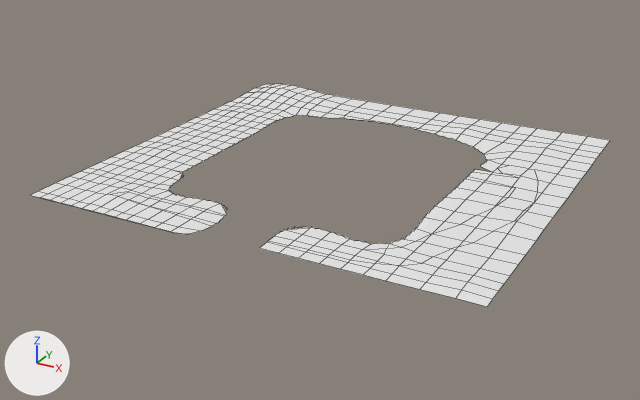
One commit to the OBJ model projects/Wizard Fishing _ Midterm Engine/res/Grass.obj: the scene before it, then after it.
Rendered twice from a camera (50 mm lens) standing at (267.0, -413.0, 187.0) and looking at (41.0, -4.0, -18.0). The axes (+X, +Y, +Z) are drawn at lower left. The lights are the same throughout. Mesh edges are drawn as thin lines. Where no turn or scale is listed for an object, it has been applied to the vertices. Vertices at the same position are counted once.

The first picture shows 'Grass_Plane.001'.
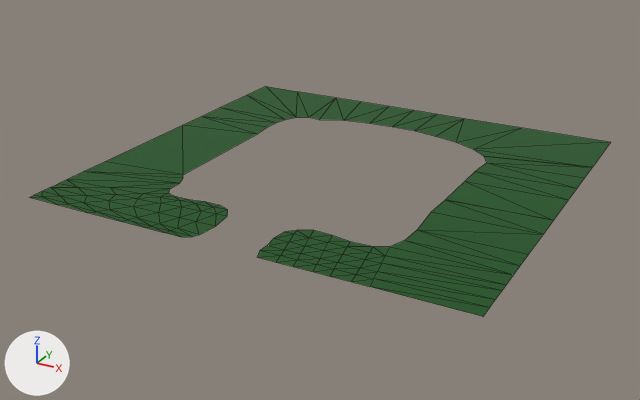
Changed parts and their boxes [x1, y1, x2, y2] in the pictures (640 x 400 px):
'Grass_Plane.001', reshaped
    before: [31, 84, 610, 307]
    after: [30, 86, 611, 316]

What changed in the scene script:
```text
Add mat_grass_001:
    mat_grass_001 = principled_material('Grass.001')
    mat_grass_001.base_color = (0.0, 0.08, 0.00182)  # dark green #005006
    mat_grass_001.roughness = 0.526
Change me_grass_plane_001:
    used by ob_grass_plane_001; location = (0.0, 0.0, 0.0)
    remove me_grass_plane_001.from_pydata(...)  # 695 vertices, 423 faces; spans x -76.0..174.0, y -108.0..128.0, z 0.0..5.0
    remove me_grass_plane_001.materials.append(mat_grass)  # white #e7e7e7
    add me_grass_plane_001.from_pydata(...)  # 152 vertices, 205 faces; spans x -77.0..174.0, y -108.0..129.0, z -2.0
    me_grass_plane_001 part 1: the loose piece of 690 vertices spanning x -76.0..174.0, y -108.0..128.0, z 0.0..5.0 is rebuilt with 152 vertices and now spans x -77.0..174.0, y -108.0..129.0, z -2.0, in mat_grass_001 (dark green #005006)
    add me_grass_plane_001.materials.append(mat_grass_001)  # dark green #005006
```
